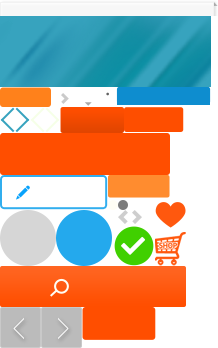
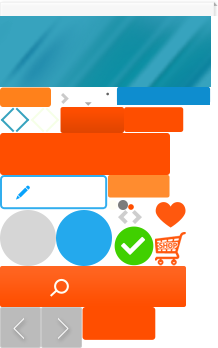
Layers edited between the first and the second 218px x 348px image:
added layer "图层 30" in group "酒店首页" over [128, 204, 134, 210]
